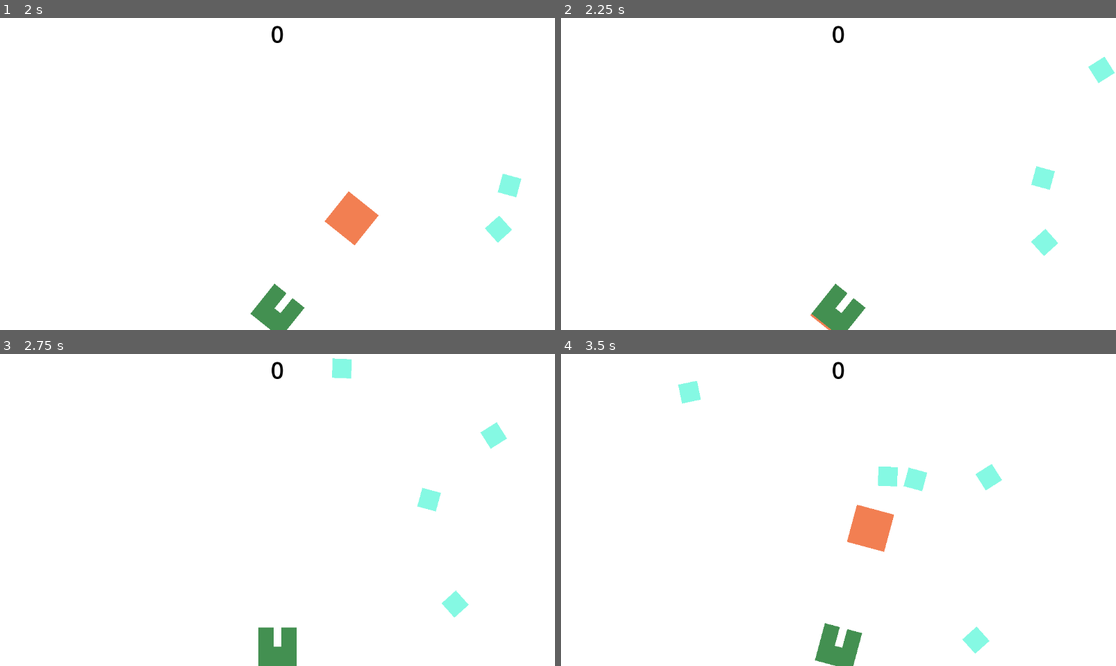
Above: before the commit, frames 1-4 (two rows, left to right).
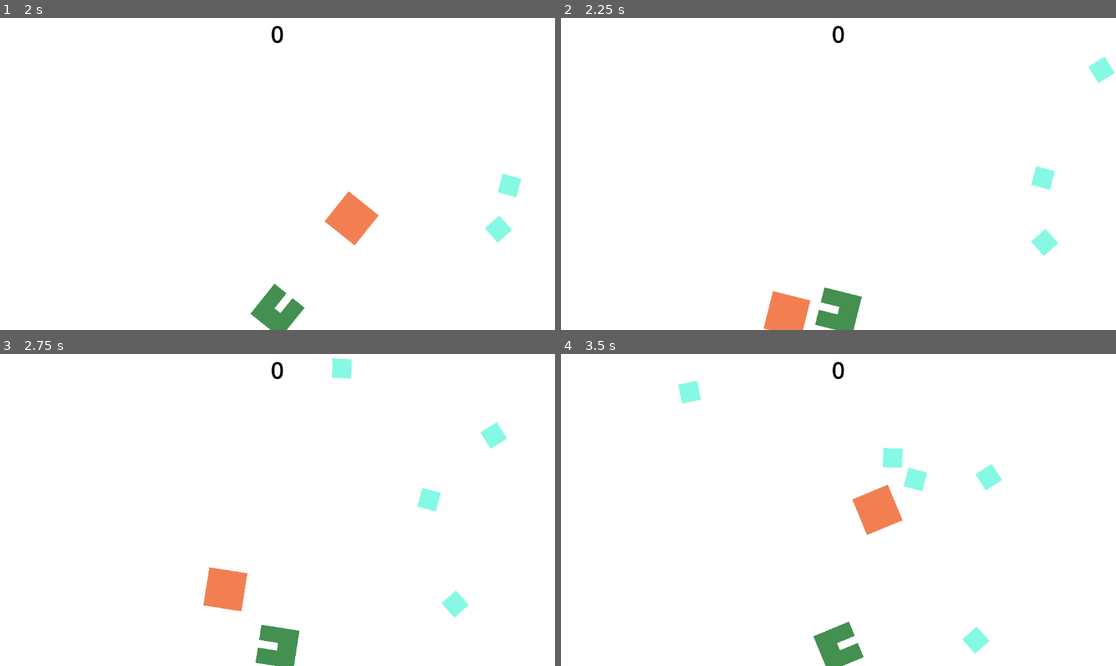
Above: after the commit, the same moments.

Repository: jmatth11/frog_life
Game: Godot game, scene res://scenes/start_menu.tscn
The game is run twice, just before and just after one commit, with the same random seed, the same clock (stepped at 60 frames per second) and the same inputs.
Inputs (mouse positions are in pixels of both pictures, inside the frame that each line leads up to):
- Up to frame 1 (2 s): click "Start" at 0.5 s; tap Enter at 1.25 s; move the mouse to (399, 158) at 1.27 s; click (399, 158) at 1.42 s
- Up to frame 2 (2.25 s): move the mouse to (727, 189) at 2.02 s; click (727, 189) at 2.17 s
- Up to frame 3 (2.75 s): no input
- Up to frame 4 (3.5 s): move the mouse to (894, 441) at 2.77 s; click (894, 441) at 2.92 s

Frame 1 is identical in both runs. In frame 2, 1.2% of the frame differs, in the area x 36-55%, y 85-100%; in frame 3, 1.2%; in frame 4, 1.8%, in the area x 45-62%, y 30-100%.

Commit message:
reworked tongue action logic and some clean up

Diff:
--- a/scenes/frog.tscn
+++ b/scenes/frog.tscn
@@ -1,7 +1,6 @@
-[gd_scene load_steps=4 format=3 uid="uid://dvbn7rxtb2qx0"]
+[gd_scene load_steps=3 format=3 uid="uid://dvbn7rxtb2qx0"]
 
 [ext_resource type="Script" path="res://scripts/frog.gd" id="1_gh8p2"]
-[ext_resource type="PackedScene" uid="uid://f2p0jh7fyhe5" path="res://scenes/tongue.tscn" id="2_rh3ke"]
 
 [sub_resource type="RectangleShape2D" id="RectangleShape2D_1wwil"]
 size = Vector2(40, 39)
@@ -10,8 +9,6 @@
 scale = Vector2(2, 2)
 script = ExtResource("1_gh8p2")
 metadata/_edit_group_ = true
-
-[node name="Tongue" parent="." instance=ExtResource("2_rh3ke")]
 
 [node name="CollisionShape2D" type="CollisionShape2D" parent="."]
 shape = SubResource("RectangleShape2D_1wwil")
@@ -29,5 +26,3 @@
 offset_bottom = 4.0
 
 [connection signal="body_entered" from="." to="." method="_on_body_entered"]
-[connection signal="animation_done" from="Tongue" to="." method="_on_tongue_animation_done"]
-[connection signal="fly_caught" from="Tongue" to="." method="_on_tongue_fly_caught"]
--- a/scripts/fly.gd
+++ b/scripts/fly.gd
@@ -15,3 +15,7 @@
 
 func _on_visible_on_screen_notifier_2d_screen_exited():
 	queue_free()
+
+func disable_collision():
+	# turn collision off
+	set_collision_layer_value(3, false)
--- a/scripts/frog.gd
+++ b/scripts/frog.gd
@@ -6,6 +6,7 @@
 # only allow the user to launch the tongue once per animation
 var tongue_animation_in_progress = false
 var angle_to_target = 0
+var tongue: Tongue = null
 
 # Called when the node enters the scene tree for the first time.
 func _ready():
@@ -18,12 +19,14 @@
 func _input(event):
 	if !GlobalState.paused:
 		if event is InputEventMouseButton && event.button_index == MOUSE_BUTTON_LEFT && event.pressed:
-			if !tongue_animation_in_progress:
-				tongue_animation_in_progress = true
-				$Tongue.target_position = event.position
-				# get_angle_to get's the angle relative to the beginning position.
-				# so since I want to start with a -90 degree offset I need to account for that
-				angle_to_target = get_angle_to(event.position) - deg_to_rad(90)
+			if tongue == null:
+				load_tongue()
+			add_child(tongue)
+			move_child(tongue, 0)
+			tongue.target_position = event.position
+			# get_angle_to get's the angle relative to the beginning position.
+			# so since I want to start with a -90 degree offset I need to account for that
+			angle_to_target = get_angle_to(event.position) - deg_to_rad(90)
 
 func reset_rotation():
 	angle_to_target = deg_to_rad(-90)
@@ -33,8 +36,16 @@
 	$CollisionShape2D.set_deferred("disabled", true)
 
 func _on_tongue_animation_done():
-	tongue_animation_in_progress = false
+	remove_child(tongue)
 	reset_rotation()
 
 func _on_tongue_fly_caught(num):
 	fly_points.emit(num)
+
+func load_tongue():
+	tongue = load("res://scenes/tongue.tscn").instantiate()
+	tongue.set_start_pos(global_position)
+	# manually add connection to signal
+	tongue.animation_done.connect(Callable(_on_tongue_animation_done))
+	# TODO rework this to notify a global observer to update the score
+	tongue.fly_caught.connect(Callable(_on_tongue_fly_caught))
--- a/scripts/tongue.gd
+++ b/scripts/tongue.gd
@@ -10,11 +10,11 @@
 var home_position = Vector2.ZERO
 var target_position = Vector2.ZERO
 var action_done = true
-var targets_to_dispose: Array
+var targets_to_dispose: Array[Fly]
 
-func _ready():
-	home_position = global_position
-	target_position = global_position
+func set_start_pos(pos: Vector2):
+	home_position = pos
+	target_position = pos
 
 func _physics_process(delta):
 	# check if position has been reached or not
@@ -39,8 +39,13 @@
 	# to prevent bugging out return home once collision happens
 	target_position = home_position
 	var collision = get_last_slide_collision()
+	var col_pos = collision.get_position()
 	var target = collision.get_collider()
 	if target is Fly:
+		# TODO maybe clean this up a bit. Create method on fly object to handle setting this stuff
+		target.disable_collision()
+		# TODO figure out how to get the fly to be more attached to the tongue
+		target.global_position = col_pos
 		target.linear_velocity = Vector2.ZERO
 		target.captured = true
 		target.delegate = self
@@ -51,9 +56,10 @@
 	action_done = true
 	if not targets_to_dispose.is_empty():
 		for index in targets_to_dispose.size():
-			var obj = targets_to_dispose[index] as Fly
-			obj.delegate = null
-			obj.queue_free()
+			var obj = targets_to_dispose[index]
+			if obj != null:
+				obj.delegate = null
+				obj.queue_free()
 		fly_caught.emit(targets_to_dispose.size())
 		targets_to_dispose.clear()
 	animation_done.emit()
